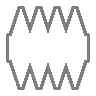
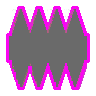
The second 96 x 96 image is a revision of the first. Changes to its layers:
added layer "Layer 10 copy" above "Layer 11 copy" over [9,9,87,87]
added layer "Layer 11 copy" above "Layer 10" over [6,6,90,90]
hid "Layer 10", painted on it over [9,9,87,89]
hid "Layer 11" over [6,6,90,90]
